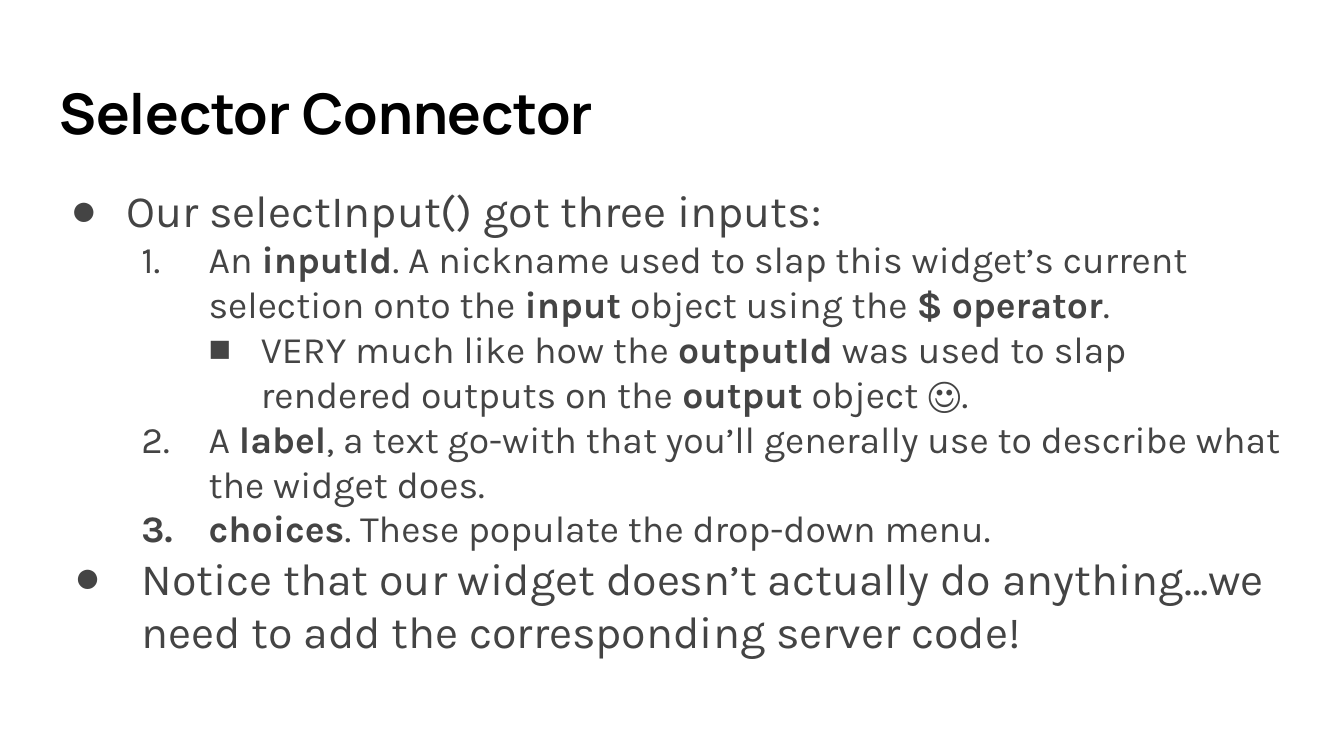
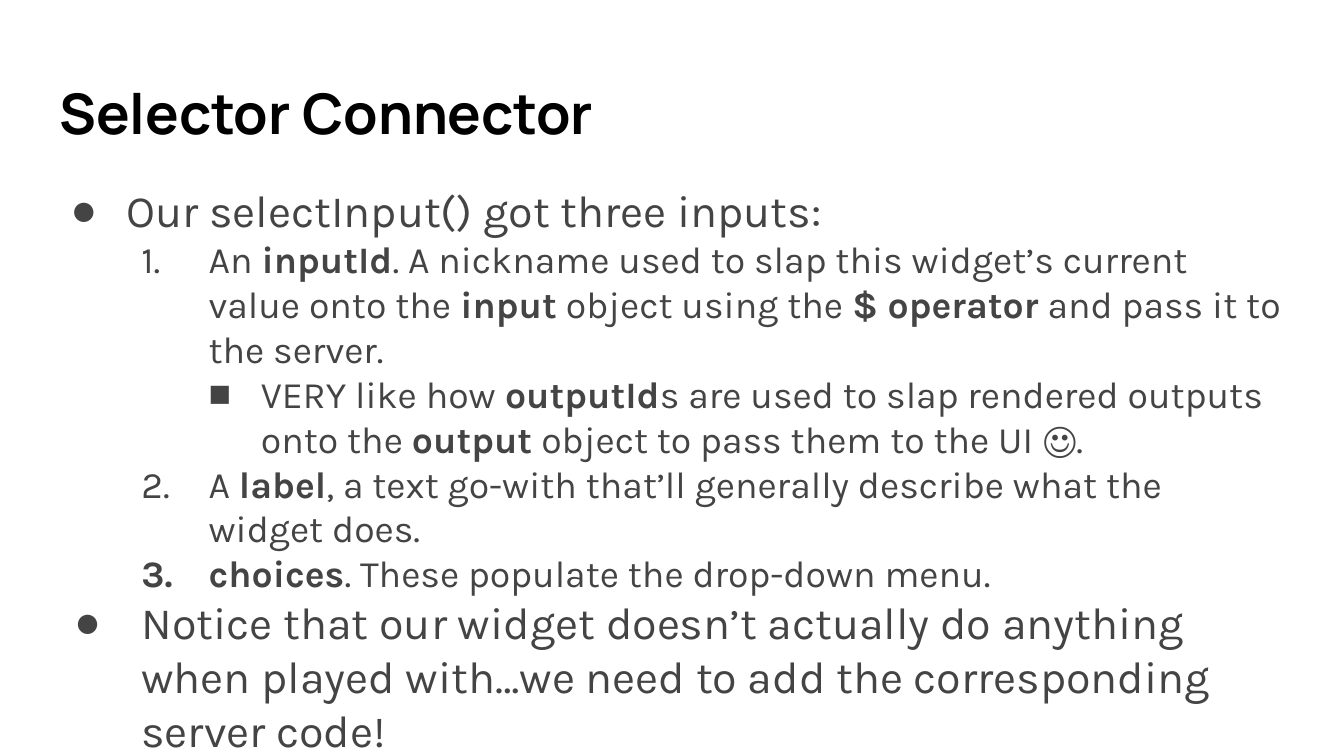
Before and after one commit to umn-dash/r-shiny, a slide deck: slide 39 of instructors/files/SWC slides R Shiny 2024 Fall.pptx. Drawn at 1344x756 pixels with LibreOffice and Linux fonts; fonts in the diff are those of the drawing. Boxes give left, top, right and bottom in pixels: in the first picture for what was removed or moved away, otherwise in the second. Text is boxed around its words. In the diff, an @@ line names an element or a change of style, - is before the commit and + after.

```diff
--- a/instructors/files/SWC slides R Shiny 2024 Fall.pptx
+++ b/instructors/files/SWC slides R Shiny 2024 Fall.pptx
@@ text at <box>209,246,1280,551</box>: text changed @@
-  1. An inputId. A nickname used to slap this widget’s current selection onto the input object using the $ operator.
-    ■ VERY much like how the outputId was used to slap rendered outputs on the output object ☺.
-  2. A label, a text go-with that you’ll generally use to describe what the widget does.
+  1. An inputId. A nickname used to slap this widget’s current value onto the input object using the $ operator and pass it to the server.
+    ■ VERY like how outputIds are used to slap rendered outputs onto the output object to pass them to the UI ☺.
+  2. A label, a text go-with that’ll generally describe what the widget does.
@@ text at <box>141,608,1184,694</box>: text changed @@
-● Notice that our widget doesn’t actually do anything…we need to add the corresponding server code!
+● Notice that our widget doesn’t actually do anything when played with…we need to add the corresponding server code!
```
Also in this commit, not shown: 5 other slides changed, 4 slides added, 4 other files.
